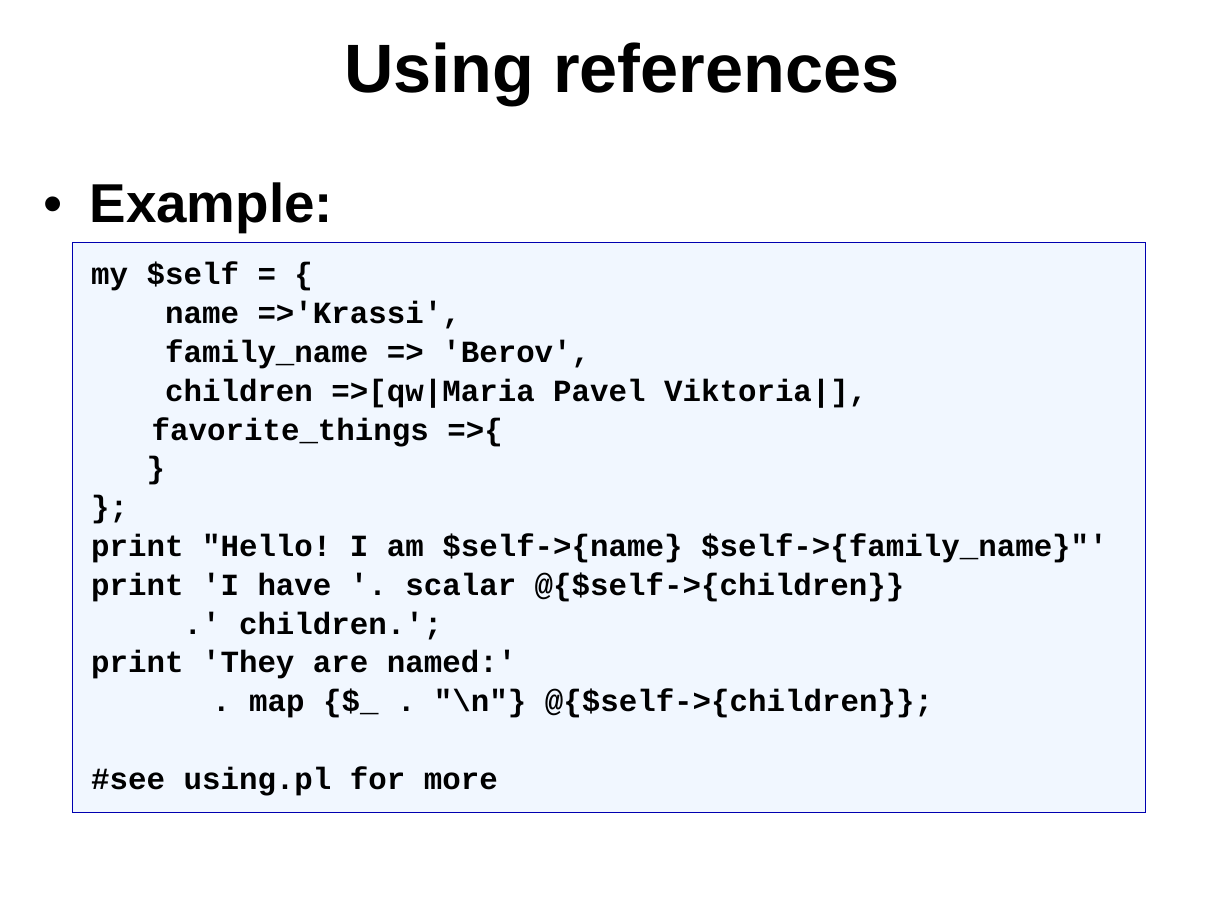
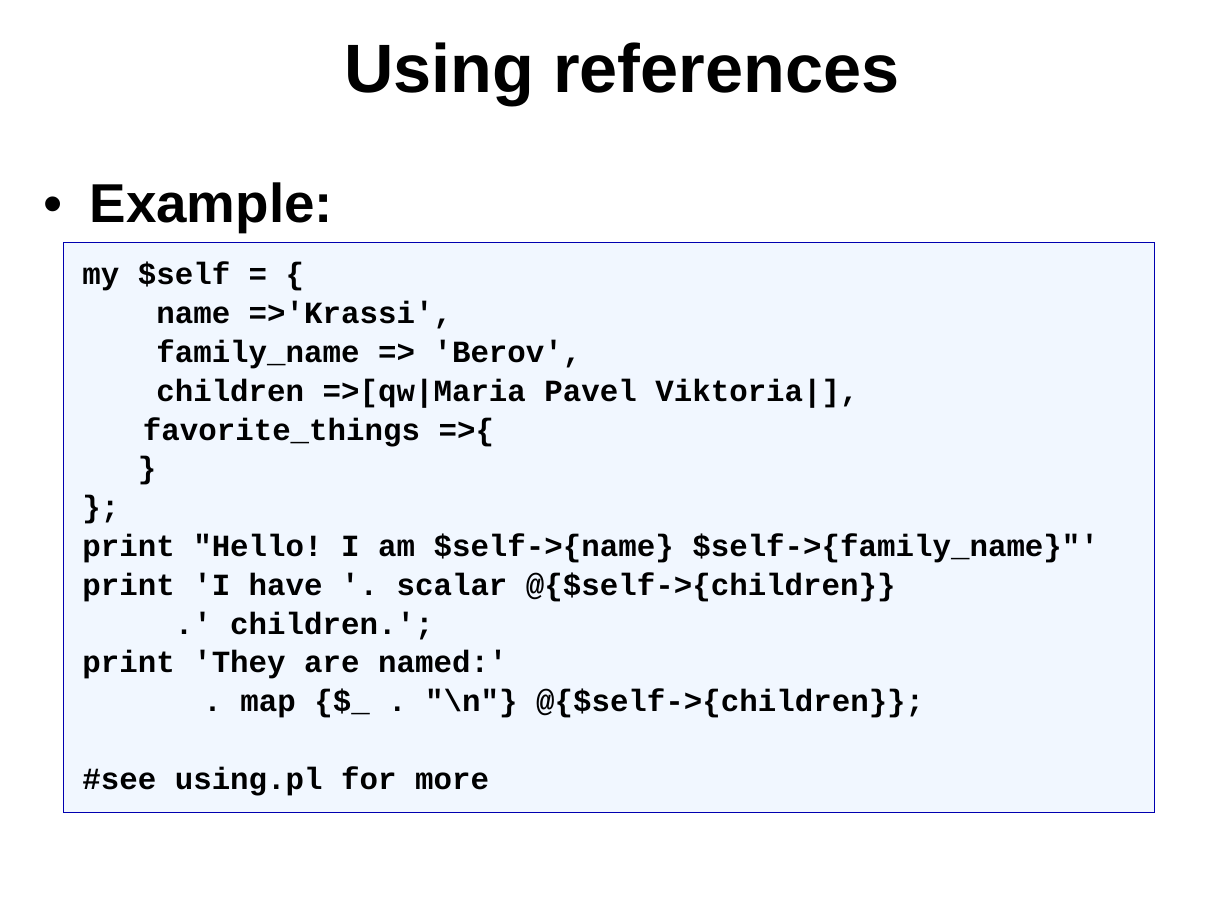
Before and after one commit to kberov/PerlProgrammingCourse, a slide deck: slide 9 of 08_references.odp. Drawn at 1232x924 pixels with LibreOffice and Linux fonts; fonts in the diff are those of the drawing; background and template pictures are left out. Boxes give left, top, right and bottom in pixels: in the first picture for what was removed or moved away, otherwise in the second. Text is boxed around its words. In the diff, an @@ line names an element or a change of style, - is before the commit and + after.

Commit message:
references updated

```diff
--- a/08_references.odp
+++ b/08_references.odp
@@ rectangle "my $self = {": place and size @@
-rectangle "my $self = {" at [71,243,1146,812]
+rectangle "my $self = {" at [63,243,1154,812]
```
Also in this commit, not shown: 7 other slides changed.
